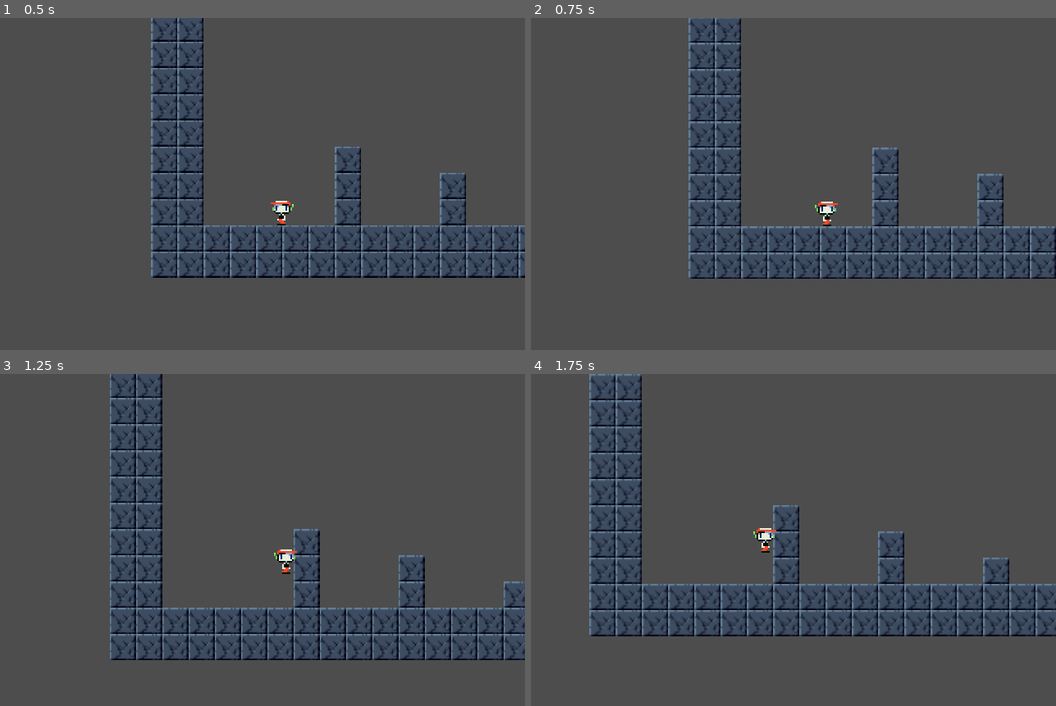
Above: before the commit, frames 1-4 (two rows, left to right).
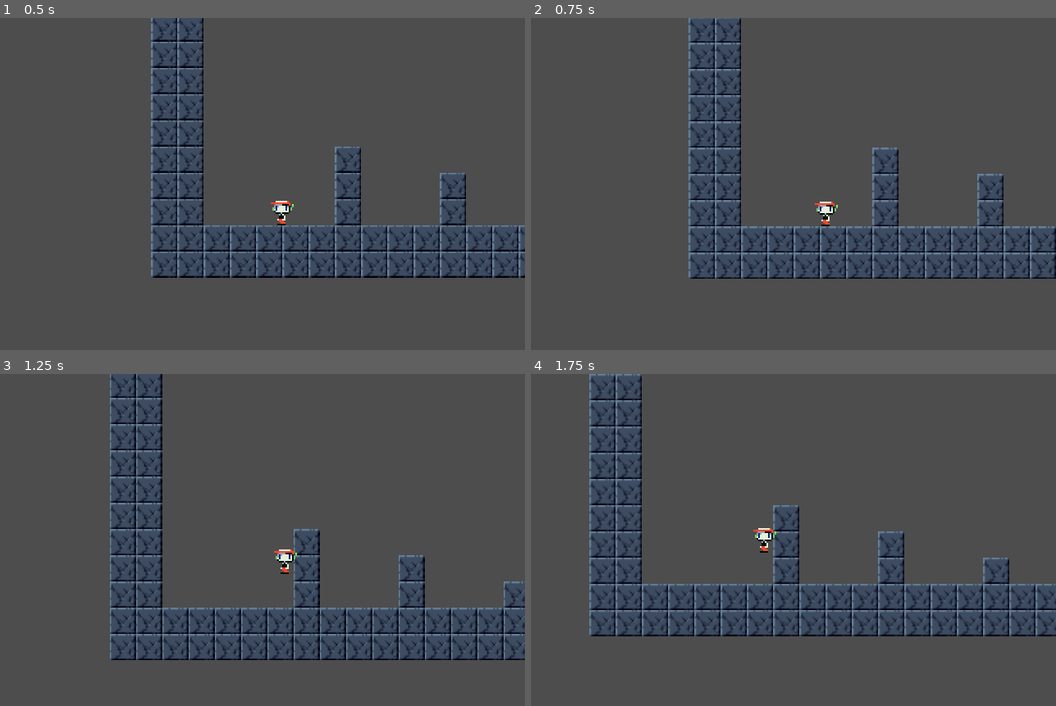
Above: after the commit, the same moments.

Repository: atirut-w/cave-story-gd
Game: Godot game, scene res://scenes/jump_test.tscn
Same seed, same stepped clock (60 frames per second), same inputs: the game is played once before the commit and once after it. The project has no main scene, so this scene is started directly.
Inputs:
- Up to frame 1 (0.5 s): no input
- Up to frame 2 (0.75 s): tap Enter at 0.5 s; hold Right (right) from 0.53 s (still down)
- Up to frame 3 (1.25 s): keep holding Right (right); tap Z (jump) at 0.77 s
- Up to frame 4 (1.75 s): release Right (right) at 1.28 s; hold Down (down) from 1.28 s (still down); tap Z (jump) at 1.52 s

Frame 1 is identical in both runs. In frame 2, less than 0.1% of the frame differs, in the area x 54-59%, y 55-63%; in frame 3, less than 0.1%; in frame 4, less than 0.1%.

Commit message:
Base character class

Diff:
--- /dev/null
+++ b/scripts/base_character.gd
@@ -0,0 +1,10 @@
+class_name BaseCharacter
+extends PhysicsBody2D
+
+
+var direction: Direction
+
+enum Direction {
+	LEFT,
+	RIGHT
+}
--- a/scripts/player_controller.gd
+++ b/scripts/player_controller.gd
@@ -1,5 +1,5 @@
 class_name PlayerController
-extends PhysicsBody2D
+extends BaseCharacter
 
 
 @export var max_speed := 2.998046875
@@ -11,22 +11,8 @@
 @export var jump_gravity := 0.0625
 @export var friction := 0.099609375
 
-@onready var sprite := $Sprite2D
-
-
 var velocity: Vector2
 var is_on_ground: bool
-
-var direction: Direction:
-	get:
-		return sprite.frame_coords.y & 1
-	set(value):
-		sprite.frame_coords.y = (sprite.frame_coords.y & 2) | value
-
-enum Direction {
-	LEFT,
-	RIGHT
-}
 
 
 func _physics_process(delta: float):
